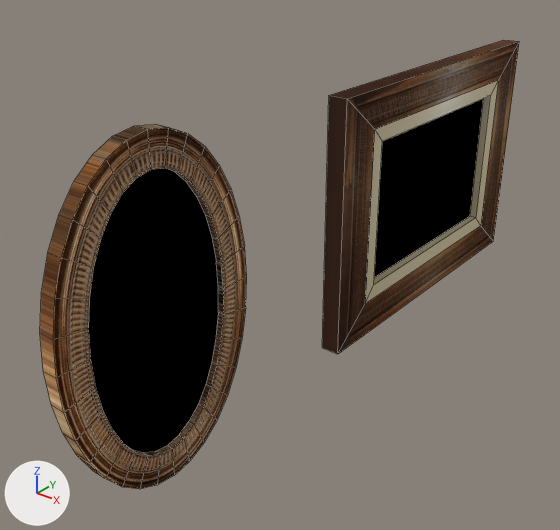
The Blender file development/assets/props/C02/quadros.blend as it was, and as the next commit left it.
Before and after are seen from a 50 mm camera at (0.067, -0.293, 0.663) aimed at (-0.586, 0.523, 0.157). The axes (+X, +Y, +Z) are drawn at lower left. The lights are the same throughout. Mesh edges are drawn as thin lines.

The scene before the commit, as lines of its bpy script (objects in view):
```python
me_cube_002 = bpy.data.meshes.new('Cube.002')
me_cube_002.from_pydata(...)  # 24 vertices, 22 faces; spans x -1.0..1.0, y -1.0..1.0, z -0.97..1.65
# faces by material slot: [21, 1]
me_cube_002.materials.append(mat_material)  # picture img_quadrotexture_png
me_cube_002.materials.append(mat_material_001)  # picture img_wood_jpg
me_cylinder_001 = bpy.data.meshes.new('Cylinder.001')
me_cylinder_001.from_pydata(...)  # 128 vertices, 98 faces; spans x -2.08..-0.08, y -1.0..1.0, z -474.99..-473.83
me_cylinder_001.materials.append(mat_material_004)  # picture img_quadrooval_png
ob_cube_002 = bpy.data.objects.new('Cube.002', me_cube_002)
ob_cube_002.location = (-0.525, 0.856, 0.154)
ob_cube_002.rotation_euler = (-0.000591, -0.00103, -0.00492)  # degrees (0, -0.1, -0.3)
ob_cube_002.scale = (0.0153, 0.28, 0.154)
ob_cylinder = bpy.data.objects.new('Cylinder', me_cylinder_001)
ob_cylinder.location = (8.063, 0.217, -0.013)
ob_cylinder.rotation_euler = (0.0, 1.571, 0.0)  # degrees (0, 90, 0)
ob_cylinder.scale = (0.221, 0.144, 0.0181)
```
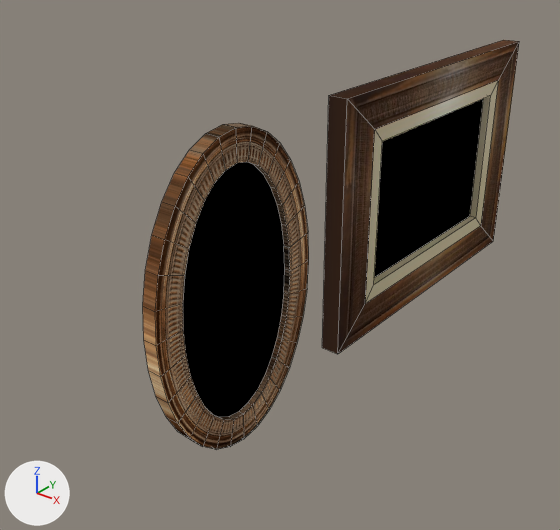
The change, as JSON lines over the scene's bpy script:
```json
{"block": "me_cylinder_001", "where": "me_cylinder_001.from_pydata(...)  # 128 vertices, 98 faces; spans x -2.08..-0.08, y -1.0..1.0, z -474.99..-473.83"}
{"block": "me_cylinder_001", "where": "# used by ob_cylinder; location = (8.063, 0.217, -0.013); rotation_euler = (0.0, 1.571, 0.0), in degrees (0, 90, 0); scale = (0.221, 0.144, 0.0181)"}
{"block": "me_cylinder_001", "change": "me_cylinder_001 part 1: the whole mesh is moved by (1.09, 0.01, 474.29)"}
{"op": "set", "path": "ob_cylinder.location", "old": "(8.063, 0.217, -0.013)", "new": "(-0.521, 0.35, 0.2)"}
```

Where the change shows, as pixel boxes [x1, y1, x2, y2] in the pictures (560 x 530 px):
```json
{"object": "Cylinder", "change": "moved", "before": [40, 124, 247, 489], "after": [143, 123, 309, 449]}
```
